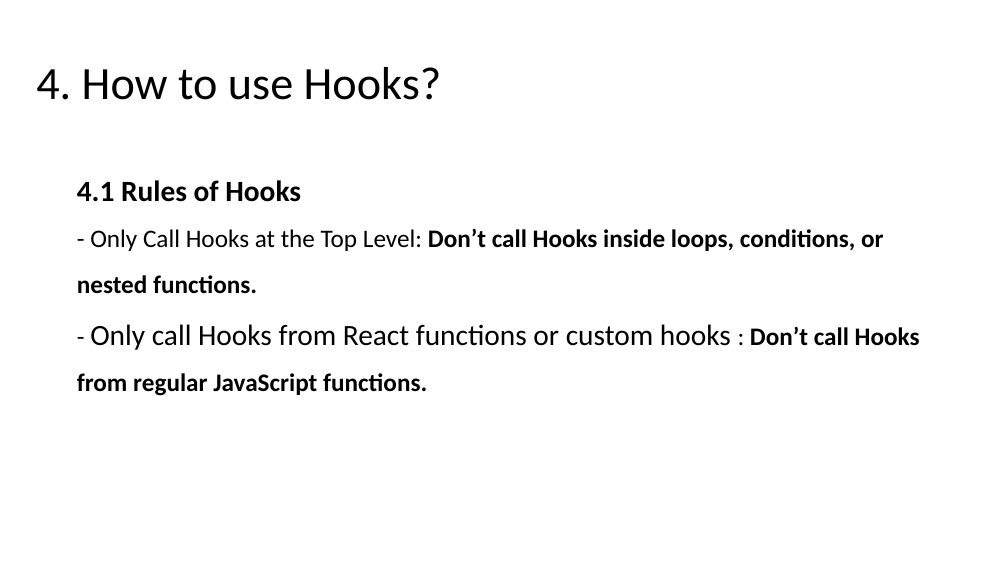
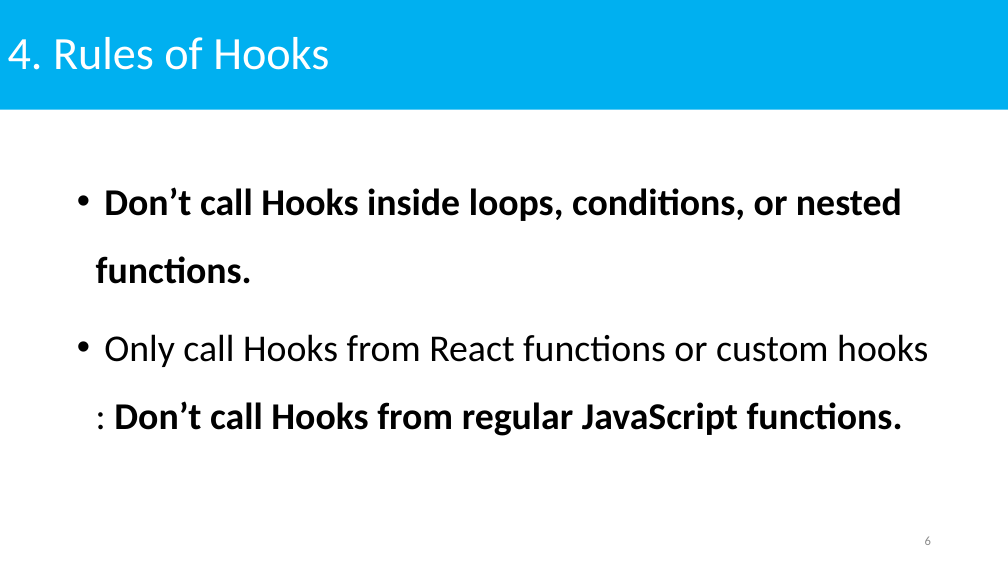
Before and after one commit to NhanHoang8195/react-hook-demo, a slide deck: slide 6 of ReactHooks.pptx (slide 7 before the commit). Drawn at 1008x567 pixels with LibreOffice and Linux fonts; fonts in the diff are those of the drawing. Boxes give left, top, right and bottom in pixels: in the first picture for what was removed or moved away, otherwise in the second. Text is boxed around its words. In the diff, an @@ line names an element or a change of style, - is before the commit and + after.

```diff
--- a/ReactHooks.pptx
+++ b/ReactHooks.pptx
@@ title added at (x1=0, y1=0, x2=1008, y2=110), fill #00B0F0, 44 pt, text #FFFFFF @@
+4. Rules of Hooks
@@ title removed at (x1=36, y1=67, x2=442, y2=100) @@
-4. How to use Hooks?
@@ text at (x1=96, y1=187, x2=928, y2=436): text changed; size 24 to 36 pt @@
-4.1 Rules of Hooks
-- Only Call Hooks at the Top Level: Don’t call Hooks inside loops, conditions, or nested functions.
-- Only call Hooks from React functions or custom hooks : Don’t call Hooks from regular JavaScript functions.
+• Don’t call Hooks inside loops, conditions, or nested functions.
+• Only call Hooks from React functions or custom hooks : Don’t call Hooks from regular JavaScript functions.
@@ page number added at (x1=925, y1=536, x2=931, y2=545), 12 pt, text #8C8C8C @@
+6
```
Also in this commit, not shown: 4 other slides changed, 4 slides added, 5 slides removed, 8 other files.
